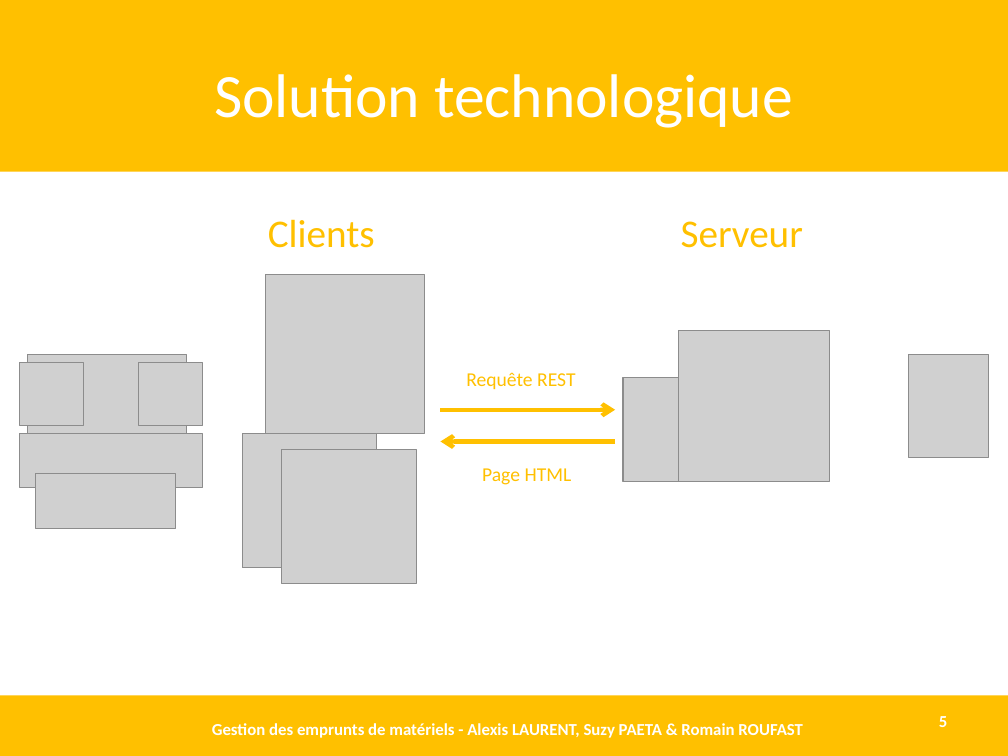
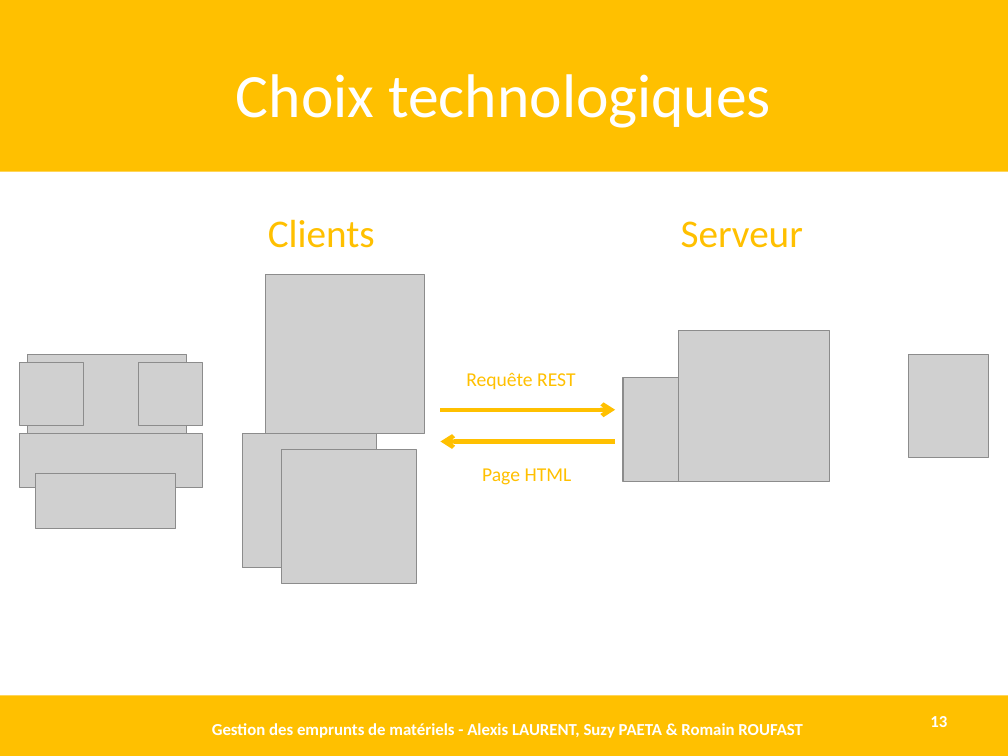
Before and after one commit to AlexisLaurent/Gestion_des_Emprunts, a slide deck: slide 13 of Livrables/D1.3 - DEF.pptx (slide 5 before the commit). Drawn at 1008x756 pixels with LibreOffice and Linux fonts; fonts in the diff are those of the drawing; grey boxes stand for pictures. Boxes give left, top, right and bottom in pixels: in the first picture for what was removed or moved away, otherwise in the second. Text is boxed around its words. In the diff, an @@ line names an element or a change of style, - is before the commit and + after.

```diff
--- a/Livrables/D1.3 - DEF.pptx
+++ b/Livrables/D1.3 - DEF.pptx
@@ title at (x1=236, y1=74, x2=771, y2=128): text changed @@
-Solution technologique
+Choix technologiques
@@ page number at (x1=930, y1=716, x2=947, y2=727): text changed @@
-5
+13
```
Also in this commit, not shown: 2 other slides changed, 13 slides added, 1 other file.
